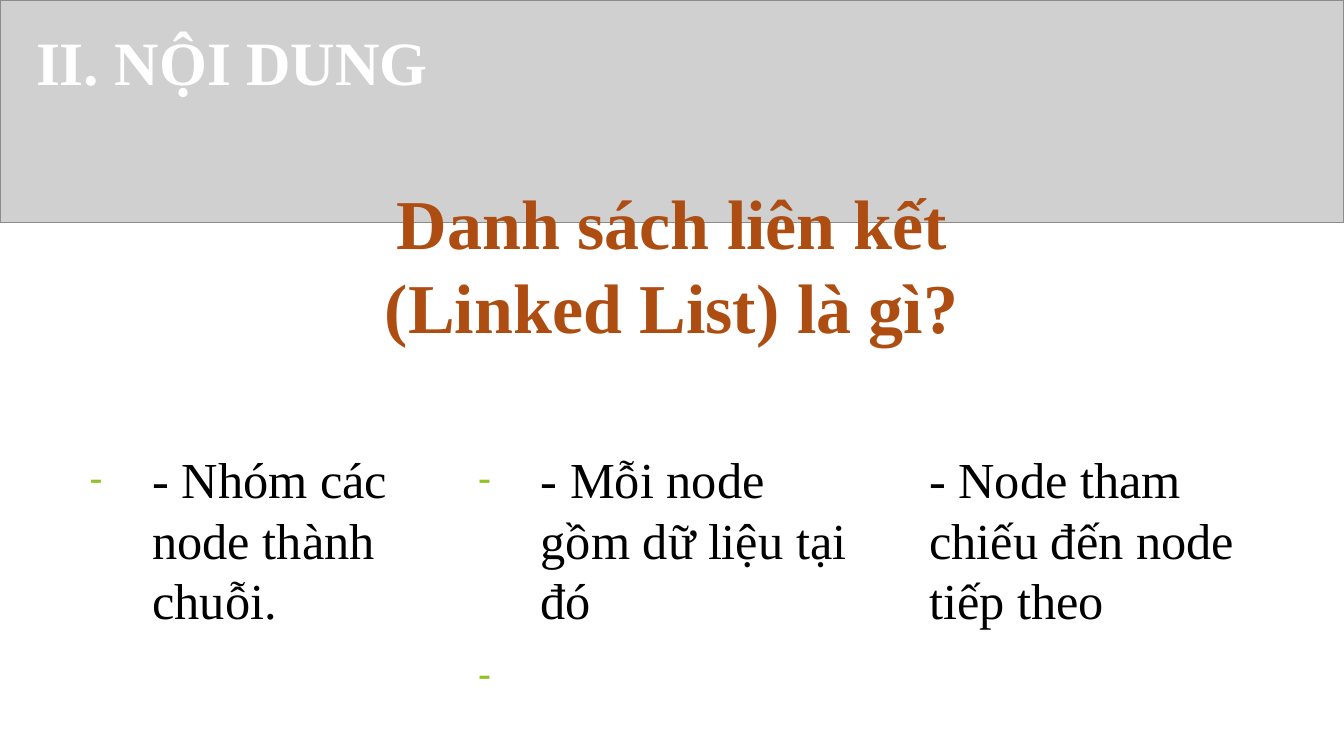
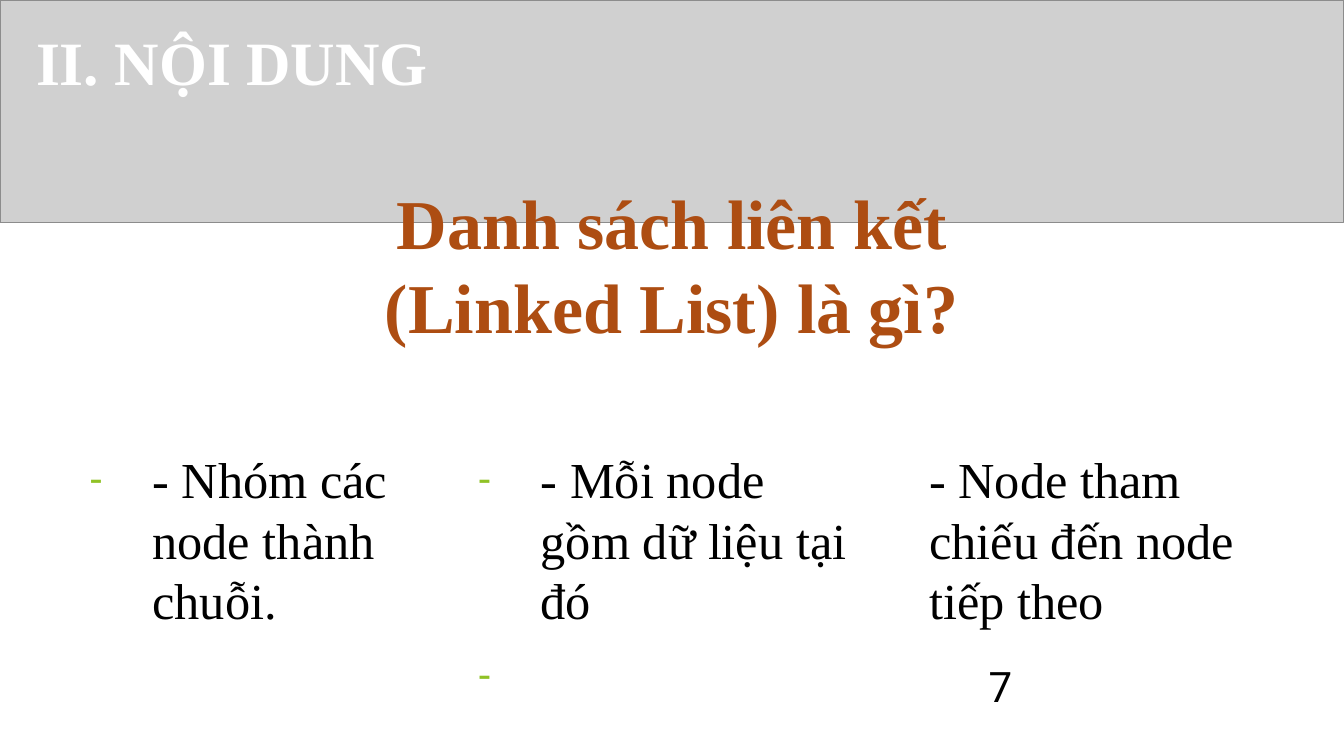
Before and after one commit to diennguyen99/-n-c-u-tr-c-d-li-u, a slide deck: slide 7 of DoAnCTDL.pptx. Drawn at 1344x756 pixels with LibreOffice and Linux fonts; fonts in the diff are those of the drawing; grey boxes stand for pictures; background and template pictures are left out. Boxes give left, top, right and bottom in pixels: in the first picture for what was removed or moved away, otherwise in the second. Text is boxed around its words. In the diff, an @@ line names an element or a change of style, - is before the commit and + after.

```diff
--- a/DoAnCTDL.pptx
+++ b/DoAnCTDL.pptx
@@ page number added at bbox=[989, 672, 1013, 702], 30 pt, text #000000 @@
+7
```
Also in this commit, not shown: 10 other slides changed, 4 slides added, 1 other file.
